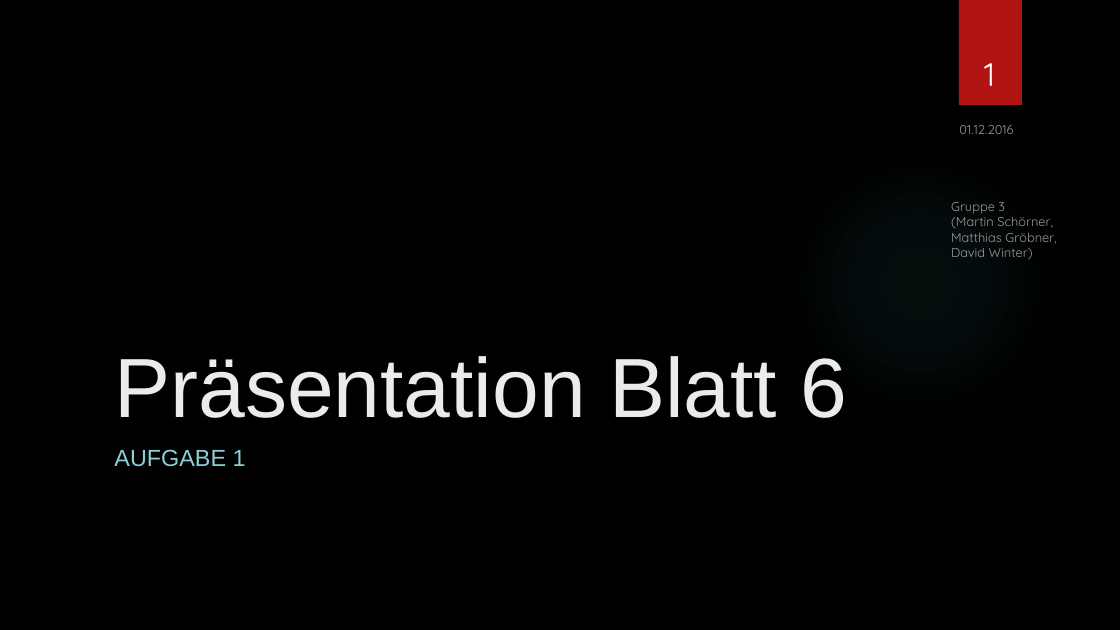
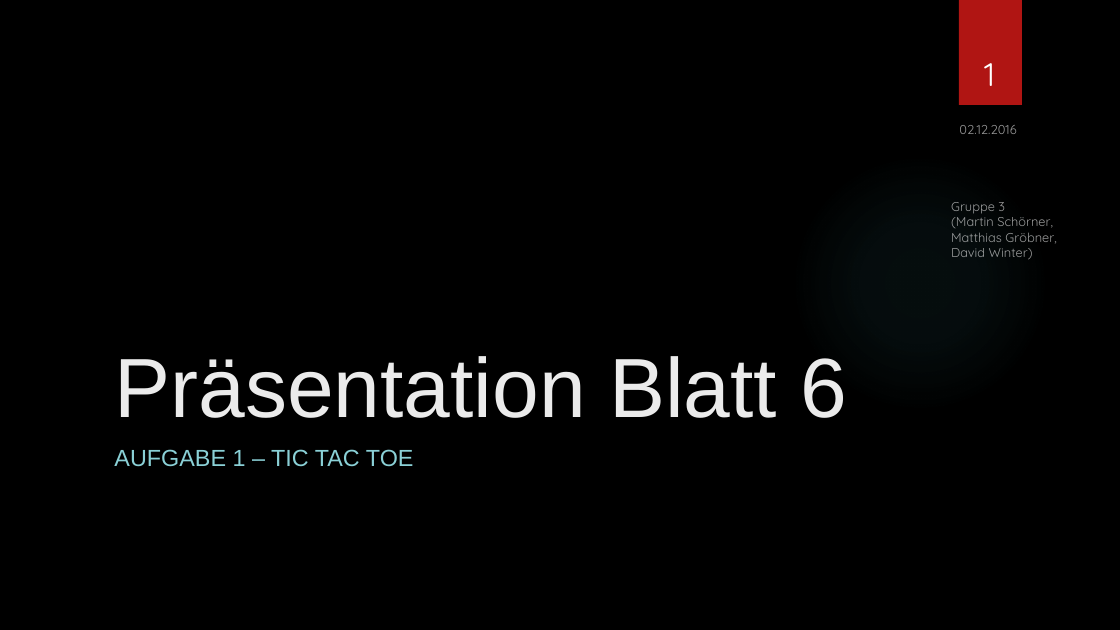
Before and after one commit to SOAS-Uni-Augsburg/ws16-17-group-03, a slide deck: slide 1 of Blatt-06/Präsentation.pptx. Drawn at 1120x630 pixels with LibreOffice and Linux fonts; fonts in the diff are those of the drawing; background and template pictures are left out. Boxes give left, top, right and bottom in pixels: in the first picture for what was removed or moved away, otherwise in the second. Text is boxed around its words. In the diff, an @@ line names an element or a change of style, - is before the commit and + after.

```diff
--- a/Blatt-06/Präsentation.pptx
+++ b/Blatt-06/Präsentation.pptx
@@ text at [959, 125, 1016, 134]: text changed @@
-01.12.2016
+02.12.2016
@@ subtitle at [114, 449, 414, 467]: text changed @@
-AUFGABE 1
+AUFGABE 1 – TIC TAC TOE
```
Also in this commit, not shown: 17 other slides changed, 2 other files.
